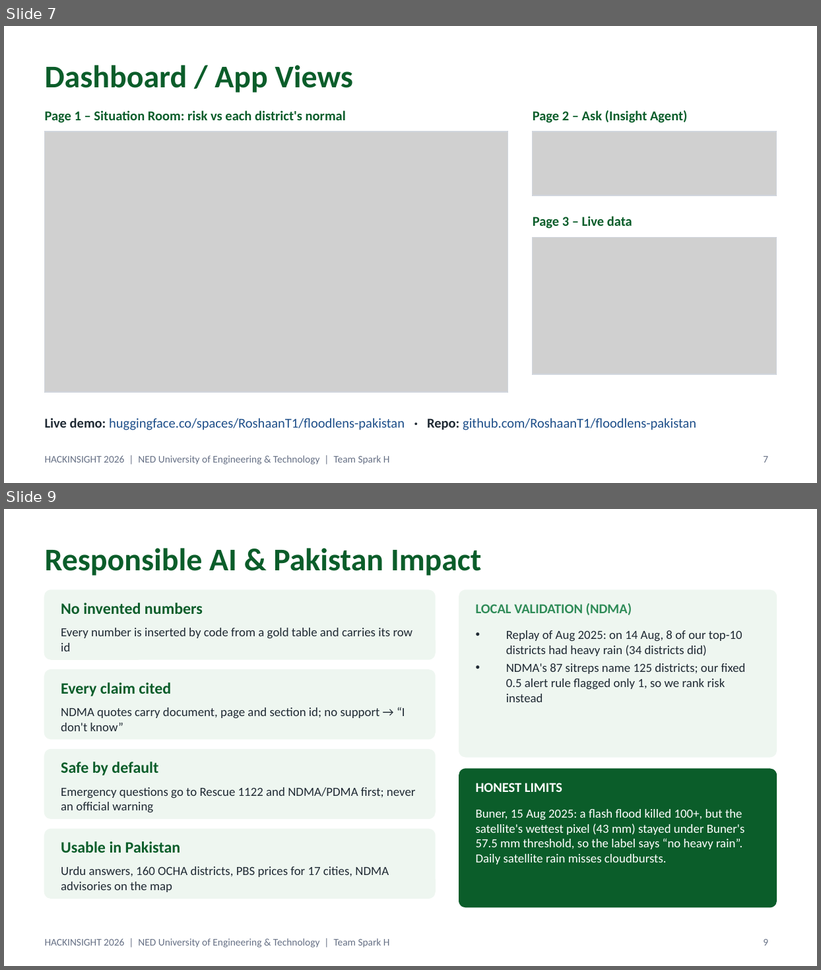
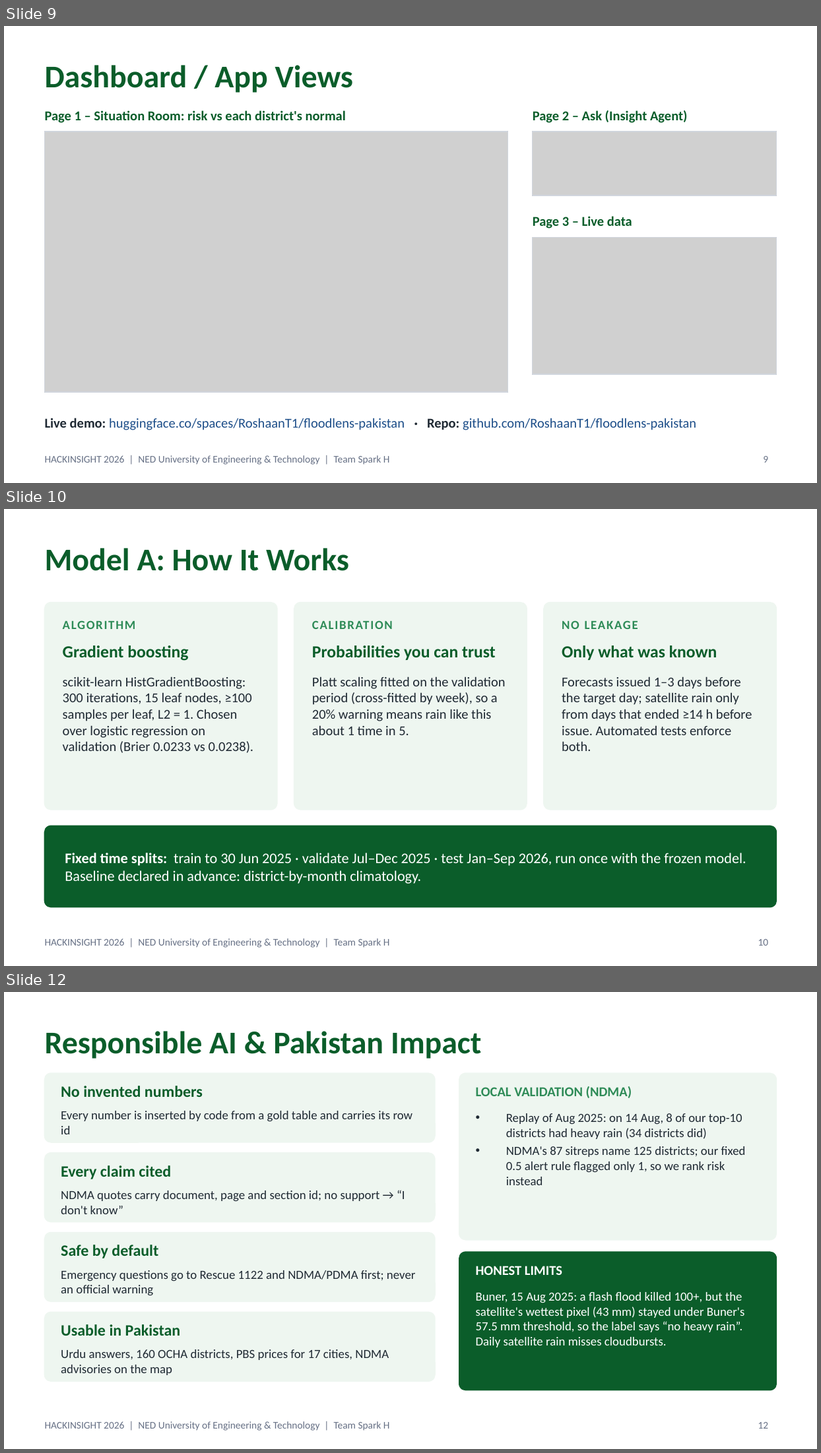
Before and after one commit to RoshaanT1/floodlens-pakistan, a slide deck: FloodLens_SparkH.pptx. Shown one above the other, each under a label of ours: slides 7 and 9 before the commit, slides 9, 10 and 12 after it; the slides between them are not shown. The pictures are 821x970 and 821x1453 pixels, drawn with LibreOffice and Linux fonts; fonts in the diff are those of the drawing; grey boxes stand for pictures. Boxes give left, top, right and bottom in pixels: in the first picture for what was removed or moved away, otherwise in the second. Text is boxed around its words. In the diff, an @@ line names an element or a change of style, - is before the commit and + after.

Commit message:
Deck: merged teammate's material (problem framing, why these sources, Model A details, optimization, comparison, business model, roll numbers); 16 slides

```diff
--- a/FloodLens_SparkH.pptx
+++ b/FloodLens_SparkH.pptx
@@ slide 10 added at <box>4,509,817,966</box>, background #FFFFFF; not listed: 1 template element that a slide beside it also shows @@
@@ title added at <box>45,548,349,571</box>, 28 pt, text #0B5D2A, bold @@
+Model A: How It Works
@@ rounded rectangle added at <box>45,603,277,810</box>, fill #EEF6F0, outline #EEF6F0 1 pt @@
@@ rounded rectangle added at <box>294,603,527,810</box>, fill #EEF6F0, outline #EEF6F0 1 pt @@
@@ rounded rectangle added at <box>544,603,776,810</box>, fill #EEF6F0, outline #EEF6F0 1 pt @@
@@ text added at <box>63,621,136,629</box>, 11 pt, text #2E8B57, bold @@
+ALGORITHM
@@ text added at <box>312,621,393,629</box>, 11 pt, text #2E8B57, bold @@
+CALIBRATION
@@ text added at <box>562,621,638,629</box>, 11 pt, text #2E8B57, bold @@
+NO LEAKAGE
@@ text added at <box>63,646,188,661</box>, 15 pt, text #0B5D2A, bold @@
+Gradient boosting
@@ text added at <box>312,646,496,660</box>, 15 pt, text #0B5D2A, bold @@
+Probabilities you can trust
@@ text added at <box>562,646,717,660</box>, 15 pt, text #0B5D2A, bold @@
+Only what was known
@@ text added at <box>63,677,254,753</box>, 12 pt, text #1F2933 @@
+scikit-learn HistGradientBoosting: 300 iterations, 15 leaf nodes, ≥100 samples per leaf, L2 = 1. Chosen over logistic regression on validation (Brier 0.0233 vs 0.0238).
@@ text added at <box>312,677,506,735</box>, 12 pt, text #1F2933 @@
+Platt scaling fitted on the validation period (cross-fitted by week), so a 20% warning means rain like this about 1 time in 5.
@@ text added at <box>562,677,752,751</box>, 12 pt, text #1F2933 @@
+Forecasts issued 1–3 days before the target day; satellite rain only from days that ended ≥14 h before issue. Automated tests enforce both.
@@ rounded rectangle added at <box>45,826,776,908</box>, fill #0B5D2A, outline #0B5D2A 1 pt @@
@@ text added at <box>65,853,746,884</box>, 13 pt, text #FFFFFF @@
+Fixed time splits: train to 30 Jun 2025 · validate Jul–Dec 2025 · test Jan–Sep 2026, run once with the frozen model. Baseline declared in advance: district-by-month climatology.
@@ page number added at <box>758,939,769,946</box>, 9 pt, text #667085 @@
+10
@@ what was slide 7 is now slide 9 @@
@@ page number at <box>763,456,768,463</box>: text changed @@
-7
+9
@@ what was slide 9 is now slide 12 @@
@@ page number at <box>758,1422,769,1429</box>: text changed @@
-9
+12
```
Also in this commit, not shown: 3 slides changed, 4 other slides added, 1 other file.
